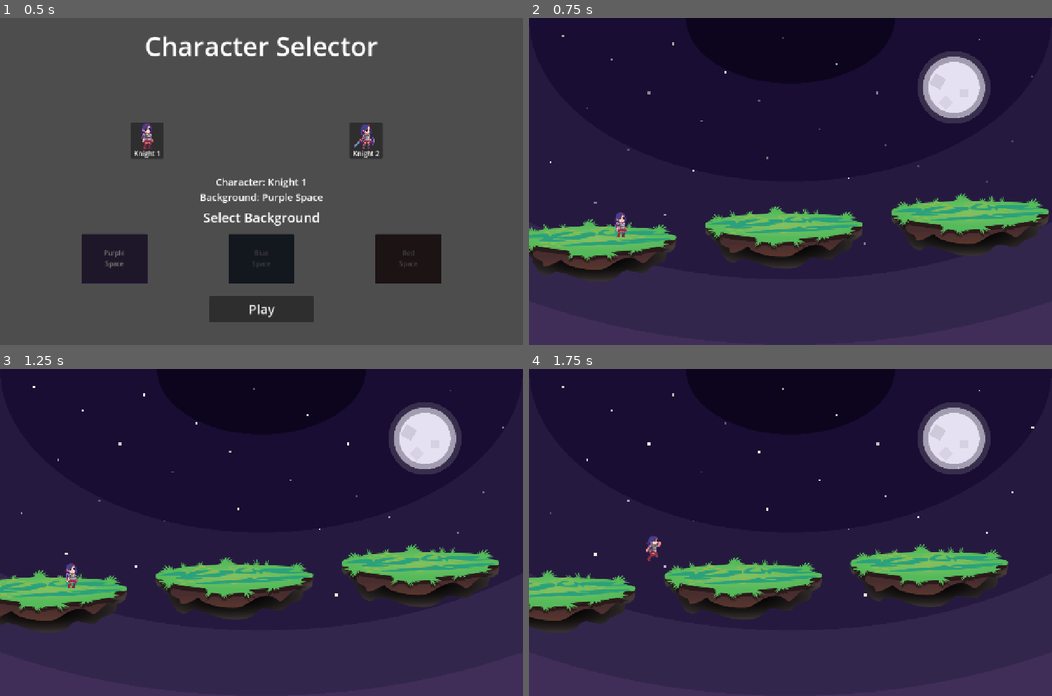
Above: before the commit, frames 1-4 (two rows, left to right).
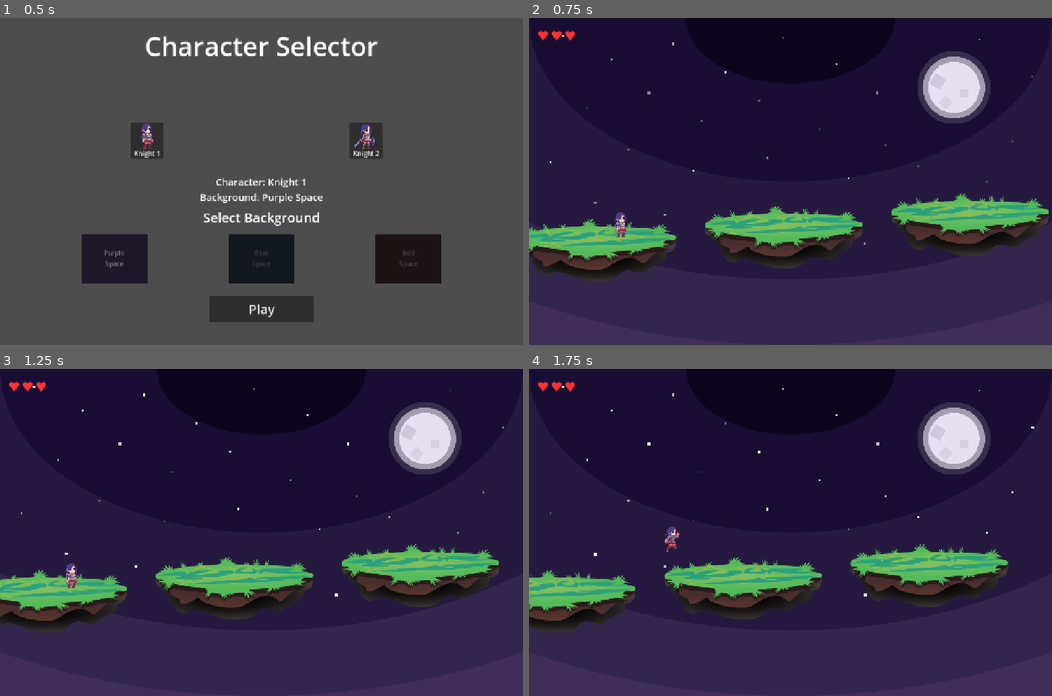
Above: after the commit, the same moments.

Repository: zxkevin168/gacha-space-birds
Game: Godot game, scene res://scenes/character_selection/character_selection.tscn
Two runs of this game, one before a commit and one after it. Both use one fixed random seed, a clock stepped at 60 frames per second and the inputs below.
Inputs:
- Up to frame 1 (0.5 s): no input
- Up to frame 2 (0.75 s): click "Play" at 0.5 s
- Up to frame 3 (1.25 s): no input
- Up to frame 4 (1.75 s): tap Enter (ui_accept) at 1.25 s; hold Right (move_right) from 1.28 s (still down); tap Space (move_jump) at 1.52 s

Frame 1 is identical in both runs. In frame 2, 0.1% of the frame differs, in the area x 1-9%, y 3-7%; in frame 3, 0.1%; in frame 4, 0.4%, in the area x 1-29%, y 3-59%.

Commit message:
feat: implement character stats loading and HUD integration

Diff:
--- a/characters/player_character.gd
+++ b/characters/player_character.gd
@@ -1,9 +1,29 @@
 extends CharacterBody2D
 
+# Character ID to load stats from config
+@export var character_id: int = 1
+
+# Default values (will be overridden by config)
 @export var speed = 300.0
 @export var jump_velocity = -400.0
 
 var direction = 0
+var stats: CharacterStats
+
+func _ready() -> void:
+	# Load character stats from config
+	stats = CharacterStats.load_from_config(character_id)
+
+	# Apply stats to character
+	speed = stats.speed
+	jump_velocity = stats.jump_velocity
+
+	# Connect to HP change signal for future UI updates
+	stats.hp_changed.connect(_on_hp_changed)
+
+func _on_hp_changed(new_hp: int, max_hp: int) -> void:
+	# This will be used by the HP UI later
+	pass
 
 func _physics_process(delta: float) -> void:
 	$AnimatedSprite2D.play()
--- /dev/null
+++ b/config/characters/knight1.json
@@ -0,0 +1,10 @@
+{
+  "name": "Knight 1",
+  "stats": {
+    "max_hp": 3,
+    "speed": 400.0,
+    "jump_velocity": -500.0,
+    "acceleration": 60.0
+  },
+  "description": "A nimble, agile knight - lightning fast but fragile"
+}
--- /dev/null
+++ b/config/characters/knight2.json
@@ -0,0 +1,10 @@
+{
+  "name": "Knight 2",
+  "stats": {
+    "max_hp": 8,
+    "speed": 220.0,
+    "jump_velocity": -320.0,
+    "acceleration": 35.0
+  },
+  "description": "A heavily armored tank - slow and steady with massive health"
+}
--- /dev/null
+++ b/scenes/hud/game_hud.gd
@@ -0,0 +1,41 @@
+extends CanvasLayer
+
+# Main HUD controller for the game
+# Manages all UI elements like HP display
+
+var hp_display: HBoxContainer
+var player_character: CharacterBody2D
+
+func _ready() -> void:
+	# Create HP display container
+	hp_display = HBoxContainer.new()
+	hp_display.position = Vector2(20, 20)  # Top left corner
+
+	# Attach the HP display script
+	var script = load("res://scenes/hud/hp_display.gd")
+	hp_display.set_script(script)
+
+	add_child(hp_display)
+
+# Connect to the player character to receive HP updates
+func connect_to_player(player: CharacterBody2D) -> void:
+	player_character = player
+
+	# Wait for player's stats to be loaded
+	if player.stats:
+		_setup_hp_display()
+	else:
+		# If stats aren't loaded yet, wait a frame
+		await get_tree().process_frame
+		_setup_hp_display()
+
+func _setup_hp_display() -> void:
+	if player_character and player_character.stats:
+		# Initialize HP display with current values
+		hp_display.update_hp(player_character.stats.current_hp, player_character.stats.max_hp)
+
+		# Connect to HP change signal
+		player_character.stats.hp_changed.connect(_on_player_hp_changed)
+
+func _on_player_hp_changed(new_hp: int, max_hp: int) -> void:
+	hp_display.update_hp(new_hp, max_hp)
--- /dev/null
+++ b/scenes/hud/hp_display.gd
@@ -0,0 +1,40 @@
+extends HBoxContainer
+
+# HP Display shows hearts representing the player's health
+# Each heart represents 1 HP
+
+const HEART_FULL = "\u2665"  # ♥ (filled heart)
+const HEART_EMPTY = "\u2661"  # ♡ (empty heart)
+
+var current_hp: int = 5
+var max_hp: int = 5
+
+# Called when the node enters the scene tree for the first time.
+func _ready() -> void:
+	update_display()
+
+# Update the HP display
+func update_hp(new_hp: int, new_max_hp: int) -> void:
+	current_hp = new_hp
+	max_hp = new_max_hp
+	update_display()
+
+# Refresh the heart display
+func update_display() -> void:
+	# Clear existing hearts
+	for child in get_children():
+		child.queue_free()
+
+	# Create heart labels
+	for i in range(max_hp):
+		var heart_label = Label.new()
+		heart_label.add_theme_font_size_override("font_size", 32)
+
+		if i < current_hp:
+			heart_label.text = HEART_FULL
+			heart_label.modulate = Color(1, 0.2, 0.2)  # Red for filled hearts
+		else:
+			heart_label.text = HEART_EMPTY
+			heart_label.modulate = Color(0.5, 0.5, 0.5)  # Gray for empty hearts
+
+		add_child(heart_label)
--- a/scenes/main_game/main_game.gd
+++ b/scenes/main_game/main_game.gd
@@ -21,8 +21,18 @@
 	$spawn_timer.start()
 	var path: String = characters[Global.selected_character - 1]
 	var player_character = load(path).instantiate()
+	player_character.character_id = Global.selected_character
 	player_character.position = Vector2(240, 504)
 	add_child(player_character)
+
+	# Create and setup HUD
+	var hud = CanvasLayer.new()
+	var hud_script = load("res://scenes/hud/game_hud.gd")
+	hud.set_script(hud_script)
+	add_child(hud)
+
+	# Connect HUD to player
+	hud.connect_to_player(player_character)
 
 
 # Called every frame. 'delta' is the elapsed time since the previous frame.
--- /dev/null
+++ b/scripts/character_stats.gd
@@ -0,0 +1,62 @@
+extends Resource
+class_name CharacterStats
+
+# Character identification
+var character_name: String = ""
+var description: String = ""
+
+# Character stats
+var max_hp: int = 5
+var current_hp: int = 5
+var speed: float = 300.0
+var jump_velocity: float = -400.0
+var acceleration: float = 50.0
+
+# Signal for when HP changes (useful for UI updates)
+signal hp_changed(new_hp: int, max_hp: int)
+
+# Load character stats from JSON config file
+static func load_from_config(character_id: int) -> CharacterStats:
+	var stats = CharacterStats.new()
+	var config_path = "res://config/characters/knight%d.json" % character_id
+
+	if FileAccess.file_exists(config_path):
+		var file = FileAccess.open(config_path, FileAccess.READ)
+		var json_string = file.get_as_text()
+		file.close()
+
+		var json = JSON.new()
+		var parse_result = json.parse(json_string)
+
+		if parse_result == OK:
+			var data = json.data
+			stats.character_name = data.get("name", "Unknown")
+			stats.description = data.get("description", "")
+
+			if data.has("stats"):
+				var stat_data = data["stats"]
+				stats.max_hp = stat_data.get("max_hp", 5)
+				stats.current_hp = stats.max_hp
+				stats.speed = stat_data.get("speed", 300.0)
+				stats.jump_velocity = stat_data.get("jump_velocity", -400.0)
+				stats.acceleration = stat_data.get("acceleration", 50.0)
+		else:
+			push_error("Error parsing character config: " + config_path)
+	else:
+		push_warning("Character config not found: " + config_path + ", using defaults")
+
+	return stats
+
+# Take damage
+func take_damage(amount: int) -> void:
+	current_hp = max(0, current_hp - amount)
+	hp_changed.emit(current_hp, max_hp)
+
+# Heal
+func heal(amount: int) -> void:
+	current_hp = min(max_hp, current_hp + amount)
+	hp_changed.emit(current_hp, max_hp)
+
+# Check if character is alive
+func is_alive() -> bool:
+	return current_hp > 0
Not shown, added: scenes/hud/game_hud.gd.uid
Not shown, added: scenes/hud/hp_display.gd.uid
Not shown, added: scripts/character_stats.gd.uid
Not shown, added: config/characters/README.md
